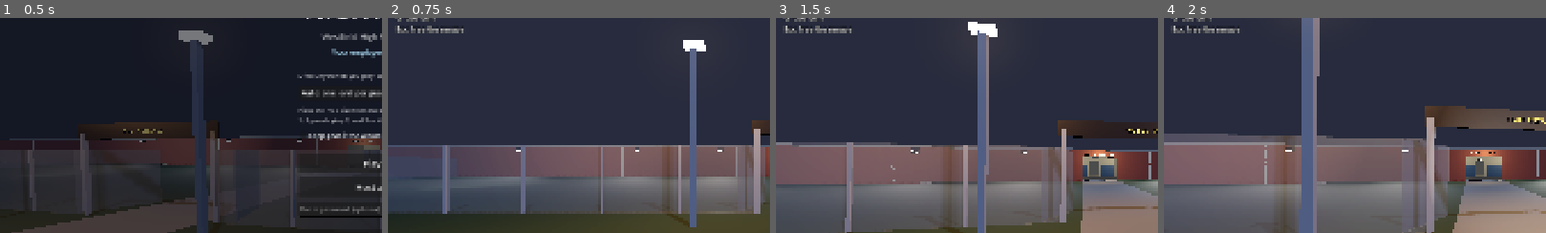
Above: before the commit, frames 1-4 (left to right).
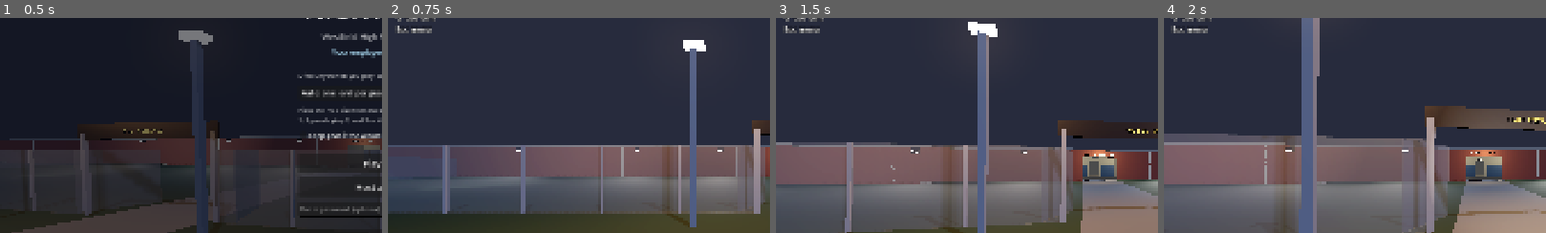
Above: after the commit, the same moments.

Repository: Travis700/Game
Game: Godot game, scene res://scenes/main.tscn
The game is run twice, just before and just after one commit, with the same random seed, the same clock (stepped at 60 frames per second) and the same inputs.
Inputs (mouse positions are % of the whole screen's width and height, from its top left):
- Up to frame 1 (0.5 s): no input
- Up to frame 2 (0.75 s): click "Play solo" at 0.5 s
- Up to frame 3 (1.5 s): tap Enter at 1.25 s; move the mouse to (55, 50) at 1.27 s; hold W (move_forward) from 1.28 s (still down); hold Tab (clipboard) from 1.28 s (still down); click (55, 50) at 1.42 s
- Up to frame 4 (2 s): keep holding W (move_forward); keep holding Tab (clipboard); tap F (flashlight) at 1.55 s
The pictures show only the part of the screen within x 0-50%, y 16-66%; the shares and areas given below are measured in that part.

Frame 1 is identical in both runs. In frame 2, 0.3% of the frame differs, in the area x 6-20%, y 3-8%; in frame 3, 0.3%; in frame 4, 0.3%.

Commit message:
Add an Esc menu with mouse sensitivity, volume and fullscreen
Esc now opens a menu instead of just freeing the mouse. Solo it pauses the game;
in a group the night carries on. Settings are saved with the player's profile, and
the menu can leave the session or quit.

Co-Authored-By: Claude Opus 5.5 <noreply@anthropic.com>
Claude-Session: https://claude.ai/code/session_015YKvNgaJwTwAVL8wj2PRTQ

Diff:
--- a/scripts/hud.gd
+++ b/scripts/hud.gd
@@ -47,7 +47,7 @@
 	_hint = _make_label(18, HORIZONTAL_ALIGNMENT_LEFT, VERTICAL_ALIGNMENT_TOP)
 	_hint.offset_left = 20
 	_hint.offset_top = 16
-	_hint.text = "WASD  move\nShift  run\nF  flashlight\nE  use\nTab  clipboard\nG  use item\nEsc  free the mouse"
+	_hint.text = "WASD  move\nShift  run\nF  flashlight\nE  use\nTab  clipboard\nG  use item\nEsc  menu"
 
 	_status = _make_label(18, HORIZONTAL_ALIGNMENT_RIGHT, VERTICAL_ALIGNMENT_TOP)
 	_status.offset_right = -20
--- a/scripts/main.gd
+++ b/scripts/main.gd
@@ -13,6 +13,7 @@
 const Report := preload("res://scripts/report.gd")
 const VendingUI := preload("res://scripts/vending_ui.gd")
 const KeypadUI := preload("res://scripts/keypad_ui.gd")
+const PauseMenu := preload("res://scripts/pause_menu.gd")
 
 const PORT := 7777
 const MAX_GUARDS := 4
@@ -45,6 +46,7 @@
 var doors: GuardRoomDoors
 var vending: CanvasLayer
 var keypad: CanvasLayer
+var pause_menu: CanvasLayer
 var spawner: MultiplayerSpawner
 var _local_guard: Guard
 var _mode := ""
@@ -181,6 +183,15 @@
 		if _local_guard:
 			_local_guard.input_blocked = false)
 
+	pause_menu = PauseMenu.new()
+	pause_menu.name = "PauseMenu"
+	add_child(pause_menu)
+	pause_menu.closed.connect(func() -> void:
+		if _local_guard and shift.state != Shift.State.REPORT:
+			_local_guard.input_blocked = false)
+	pause_menu.leave_requested.connect(func() -> void:
+		_back_to_menu("You ended the session." if multiplayer.is_server() and _mode != "solo" else ""))
+
 	var report := Report.new()
 	report.name = "Report"
 	add_child(report)
@@ -366,6 +377,7 @@
 
 func _back_to_menu(message: String) -> void:
 	_menu_message = message
+	get_tree().paused = false
 	multiplayer.multiplayer_peer = OfflineMultiplayerPeer.new()
 	get_tree().reload_current_scene()
 
@@ -481,6 +493,9 @@
 	guard.desk_action.connect(guard_room.on_desk_action)
 	guard.clipboard_requested.connect(_open_clipboard)
 	guard.item_use_requested.connect(shop.request_use)
+	guard.pause_requested.connect(func() -> void:
+		guard.input_blocked = true
+		pause_menu.open(_mode == "solo", _mode == "Hosting"))
 	doors.local_guard = guard
 	guard_room.local_guard = guard
 	cameras.viewer = guard
--- /dev/null
+++ b/scripts/pause_menu.gd
@@ -0,0 +1,121 @@
+extends CanvasLayer
+## The Esc menu: settings, and leaving the game. Playing solo it pauses the game; in a group
+## the night carries on (other guards are still playing), so your guard just stands still.
+
+signal closed
+signal leave_requested
+
+var is_open := false
+var _title: Label
+var _note: Label
+var _sensitivity: HSlider
+var _volume: HSlider
+var _fullscreen: CheckBox
+var _leave: Button
+
+
+func _ready() -> void:
+	layer = 20
+	visible = false
+	process_mode = Node.PROCESS_MODE_ALWAYS
+	var shade := ColorRect.new()
+	shade.color = Color(0, 0, 0, 0.55)
+	shade.set_anchors_preset(Control.PRESET_FULL_RECT)
+	add_child(shade)
+	var center := CenterContainer.new()
+	center.set_anchors_preset(Control.PRESET_FULL_RECT)
+	add_child(center)
+	var panel := PanelContainer.new()
+	panel.custom_minimum_size = Vector2(460, 0)
+	var style := StyleBoxFlat.new()
+	style.bg_color = Color(0.1, 0.11, 0.14, 0.96)
+	style.set_corner_radius_all(10)
+	style.set_content_margin_all(24)
+	panel.add_theme_stylebox_override("panel", style)
+	center.add_child(panel)
+	var column := VBoxContainer.new()
+	column.add_theme_constant_override("separation", 12)
+	panel.add_child(column)
+
+	_title = Label.new()
+	_title.add_theme_font_size_override("font_size", 30)
+	column.add_child(_title)
+	_note = Label.new()
+	_note.modulate.a = 0.6
+	column.add_child(_note)
+
+	column.add_child(_label("Mouse sensitivity"))
+	_sensitivity = _slider(0.2, 3.0, Profile.mouse_sensitivity)
+	_sensitivity.value_changed.connect(func(value: float) -> void: Profile.mouse_sensitivity = value)
+	column.add_child(_sensitivity)
+	column.add_child(_label("Volume"))
+	_volume = _slider(0.0, 1.0, Profile.volume)
+	_volume.value_changed.connect(func(value: float) -> void:
+		Profile.volume = value
+		Profile.apply_volume())
+	column.add_child(_volume)
+	_fullscreen = CheckBox.new()
+	_fullscreen.text = "Fullscreen (F11)"
+	_fullscreen.toggled.connect(func(on: bool) -> void:
+		DisplayServer.window_set_mode(DisplayServer.WINDOW_MODE_FULLSCREEN if on else DisplayServer.WINDOW_MODE_WINDOWED))
+	column.add_child(_fullscreen)
+
+	column.add_child(_button("Resume", close))
+	_leave = _button("Leave to the main menu", func() -> void: leave_requested.emit())
+	column.add_child(_leave)
+	column.add_child(_button("Quit the game", func() -> void: get_tree().quit()))
+
+
+## `solo` pauses the game; `hosting` means leaving ends the session for everyone.
+func open(solo: bool, hosting: bool) -> void:
+	_title.text = "PAUSED" if solo else "MENU"
+	_note.text = "Take your time." if solo else "The night doesn't stop while you're in here."
+	get_tree().paused = solo
+	_fullscreen.set_pressed_no_signal(DisplayServer.window_get_mode() == DisplayServer.WINDOW_MODE_FULLSCREEN)
+	_leave.text = "End the session (everyone leaves)" if hosting else "Leave to the main menu"
+	visible = true
+	is_open = true
+	Input.mouse_mode = Input.MOUSE_MODE_VISIBLE
+
+
+func close() -> void:
+	if not is_open:
+		return
+	visible = false
+	is_open = false
+	get_tree().paused = false
+	Profile.save_settings()
+	Input.mouse_mode = Input.MOUSE_MODE_CAPTURED
+	closed.emit()
+
+
+func _input(event: InputEvent) -> void:
+	if is_open and event.is_action_pressed("pause"):
+		get_viewport().set_input_as_handled()
+		close()
+
+
+func _label(text: String) -> Label:
+	var label := Label.new()
+	label.text = text
+	label.add_theme_font_size_override("font_size", 17)
+	return label
+
+
+func _slider(low: float, high: float, value: float) -> HSlider:
+	var slider := HSlider.new()
+	slider.min_value = low
+	slider.max_value = high
+	slider.step = 0.05
+	slider.value = value
+	slider.custom_minimum_size = Vector2(0, 28)
+	return slider
+
+
+func _button(text: String, on_press: Callable) -> Button:
+	var button := Button.new()
+	button.text = text
+	button.custom_minimum_size = Vector2(0, 44)
+	button.add_theme_font_size_override("font_size", 19)
+	button.pressed.connect(on_press)
+	return button
--- a/scripts/player.gd
+++ b/scripts/player.gd
@@ -11,6 +11,8 @@
 ## Keys pressed while sitting at a guard room desk: "prev", "next", "zoom", "stand" or "back".
 signal desk_action(action: String)
 signal clipboard_requested
+## Esc: open the pause menu.
+signal pause_requested
 ## G: use or place whatever the guard is carrying.
 signal item_use_requested
 
@@ -181,7 +183,7 @@
 	elif seated_desk >= 0 and _handle_desk_input(event):
 		pass
 	elif event.is_action_pressed("pause"):
-		Input.mouse_mode = Input.MOUSE_MODE_VISIBLE
+		pause_requested.emit()
 	elif event.is_action_pressed("flashlight") and not is_dead:
 		flashlight.visible = not flashlight.visible
 	elif event.is_action_pressed("interact"):
@@ -191,8 +193,9 @@
 
 
 func _look(relative: Vector2) -> void:
-	rotate_y(-relative.x * mouse_sensitivity)
-	var pitch := head.rotation.x - relative.y * mouse_sensitivity
+	var sensitivity := mouse_sensitivity * Profile.mouse_sensitivity
+	rotate_y(-relative.x * sensitivity)
+	var pitch := head.rotation.x - relative.y * sensitivity
 	if seated_desk >= 0:
 		# Seated, you can look around your desk but not turn your back on it.
 		var yaw := clampf(wrapf(rotation.y - PI, -PI, PI), -SEATED_YAW_LIMIT, SEATED_YAW_LIMIT)
--- a/scripts/profile.gd
+++ b/scripts/profile.gd
@@ -1,16 +1,23 @@
 extends Node
-## This player's employee profile, kept on this computer. For now that's their badge number,
-## which they type into the time clock to clock in. Saves and scores are linked to it.
+## This player's profile and settings, kept on this computer: their badge number (typed into
+## the time clock to clock in; saves and scores are linked to it), mouse sensitivity and volume.
 
 const PATH := "user://profile.cfg"
 
 var employee_number := 0
+## Multiplier on the guard's mouse look speed (1.0 = default).
+var mouse_sensitivity := 1.0
+## Master volume, 0 to 1.
+var volume := 0.8
 
 
 func _enter_tree() -> void:
 	var config := ConfigFile.new()
 	if config.load(PATH) == OK:
 		employee_number = config.get_value("employee", "number", 0)
+		mouse_sensitivity = config.get_value("settings", "mouse_sensitivity", 1.0)
+		volume = config.get_value("settings", "volume", 0.8)
+	apply_volume()
 	if employee_number < 1000:
 		employee_number = randi_range(1000, 9999)
 		# 0451 belongs to someone else.
@@ -21,3 +28,17 @@
 ## "#2731"
 func badge() -> String:
 	return "#%04d" % employee_number
+
+
+## Saves the settings (and badge) to disk.
+func save_settings() -> void:
+	var config := ConfigFile.new()
+	config.load(PATH)
+	config.set_value("employee", "number", employee_number)
+	config.set_value("settings", "mouse_sensitivity", mouse_sensitivity)
+	config.set_value("settings", "volume", volume)
+	config.save(PATH)
+
+
+func apply_volume() -> void:
+	AudioServer.set_bus_volume_db(0, linear_to_db(maxf(volume, 0.0001)))
Not shown, changed: README.md
